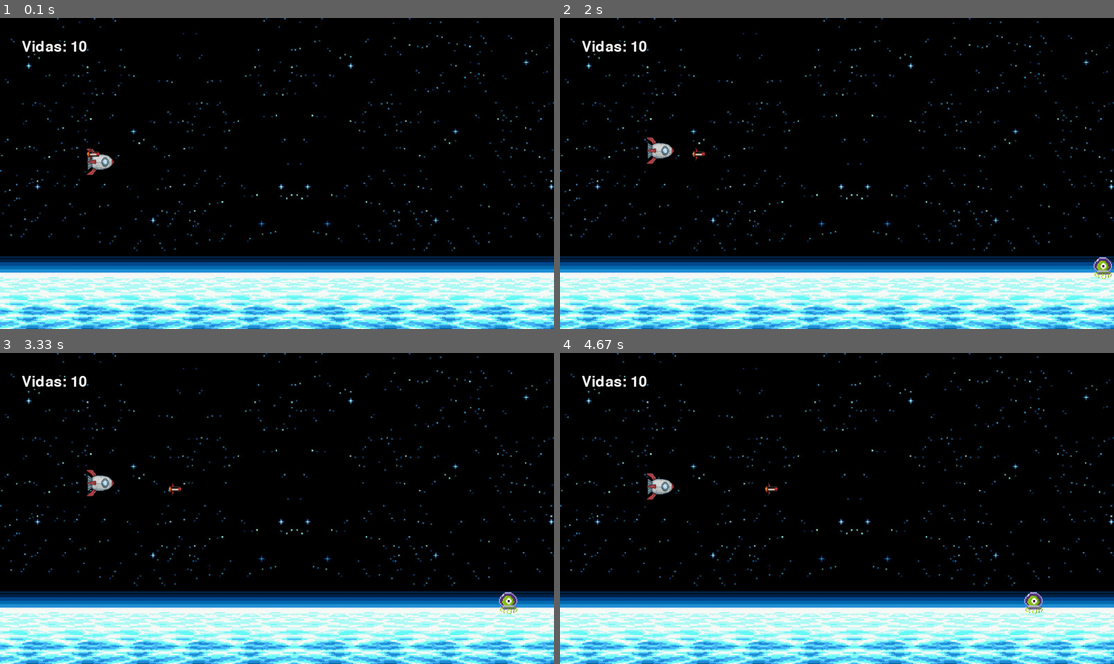
Above: before the commit, frames 1-4 (two rows, left to right).
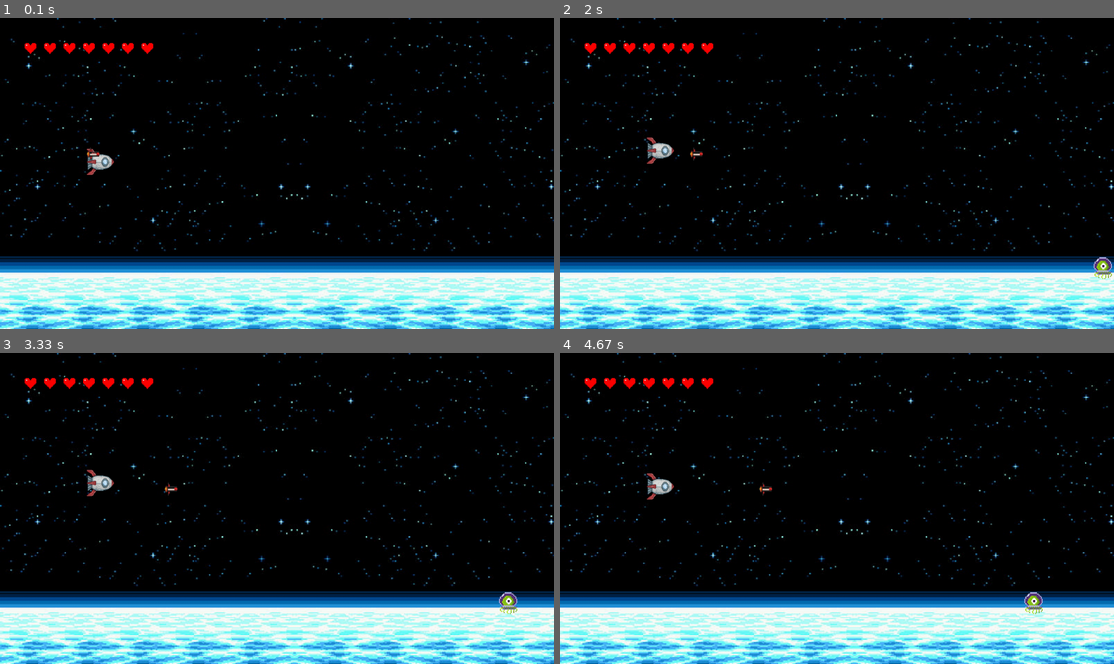
Above: after the commit, the same moments.

Repository: DEVMarlosGomes/Projeto-Pygame-Space
Game: pygame game, started from pygame_aplication-main/main.py
The game is run twice, just before and just after one commit, with the same random seed, the same clock (stepped at 60 frames per second) and the same inputs.
Inputs:
- Up to frame 1 (0.1 s): no input
- Up to frame 2 (2 s): tap Space at 0.33, 0.73, 1.03, 1.23, 1.57, 1.97 s; hold Up 0.67-1.13 s; hold Down 1.17-1.47 s; hold Up 1.5-1.87 s; hold Down from 1.9 s (still down)
- Up to frame 3 (3.33 s): release Down at 2.27 s; hold Up 2.3-2.6 s; tap Space at 2.37, 2.7, 3.03 s; hold Down 2.63-2.93 s; hold Up from 2.97 s (still down)
- Up to frame 4 (4.67 s): release Up at 3.33 s; hold Down 3.37-3.73 s; tap Space at 3.43, 3.83, 4.17, 4.5 s; hold Up 3.77-4.07 s; hold Down 4.1-4.4 s; hold Up from 4.43 s (still down)

The runs differ from the first frame. In frame 1, 0.5% of the frame differs, in the area x 3-28%, y 7-12%; in frame 2, 0.6%; in frame 3, 0.6%; in frame 4, 0.6%, in the area x 3-40%, y 7-46%.

Commit message:
ALTERAÇÕES DO GAMEOVER

Diff:
--- a/pygame_aplication-main/main.py
+++ b/pygame_aplication-main/main.py
@@ -22,6 +22,13 @@
 
 golpe = pygame.image.load('pygame_aplication-main/img/golpe.png').convert_alpha()
 golpe = pygame.transform.scale(golpe, (30, 30))
+
+heart_img = pygame.image.load('pygame_aplication-main/img/heart.png').convert_alpha()
+heart_img = pygame.transform.scale(heart_img, (40, 40))
+
+# Imagem de Game Over em tela cheia
+game_over_img = pygame.image.load('pygame_aplication-main/img/GameOver.png').convert_alpha()
+game_over_img = pygame.transform.scale(game_over_img, (1280, 720))
 
 font = pygame.font.SysFont('font/PixelGameFont.ttf', 50)
 
@@ -49,7 +56,7 @@
     pos_inimigo_x, pos_inimigo_y = respawn()
     pos_player_x, pos_player_y = 200, 300
     pos_x_golpe, pos_y_golpe, triggered, vel_x_golpe = respawn_golpe(pos_player_x, pos_player_y)
-    vidas = 10
+    vidas = 7
     game_over = False
 
 # Estado inicial
@@ -77,7 +84,7 @@
                 pos_y_golpe += 1
         if tecla[pygame.K_SPACE]:
             triggered = True
-            vel_x_golpe = 1.05
+            vel_x_golpe = 1
 
         # Atualizar posições
         pos_inimigo_x -= 1
@@ -100,16 +107,16 @@
         screen.blit(golpe, (pos_x_golpe, pos_y_golpe))
         screen.blit(inimigo, (pos_inimigo_x, pos_inimigo_y))
 
-        vidas_txt = font.render(f'Vidas: {vidas}', True, (255, 255, 255))
-        screen.blit(vidas_txt, (50, 50))
+        # Exibir corações de acordo com vidas
+        for i in range(vidas):
+            screen.blit(heart_img, (50 + i * 45, 50))
 
         if vidas <= 0:
             game_over = True
 
     else:
-        # Tela de Game Over
-        game_over_text = font.render("GAME OVER - Pressione R para Reiniciar", True, (255, 0, 0))
-        screen.blit(game_over_text, (300, 350))
+        # Exibir imagem Game Over em tela cheia
+        screen.blit(game_over_img, (0, 0))
 
         tecla = pygame.key.get_pressed()
         if tecla[pygame.K_r]:
Binary file added: pygame_aplication-main/img/GameOver.png
Binary file added: pygame_aplication-main/img/heart.png
